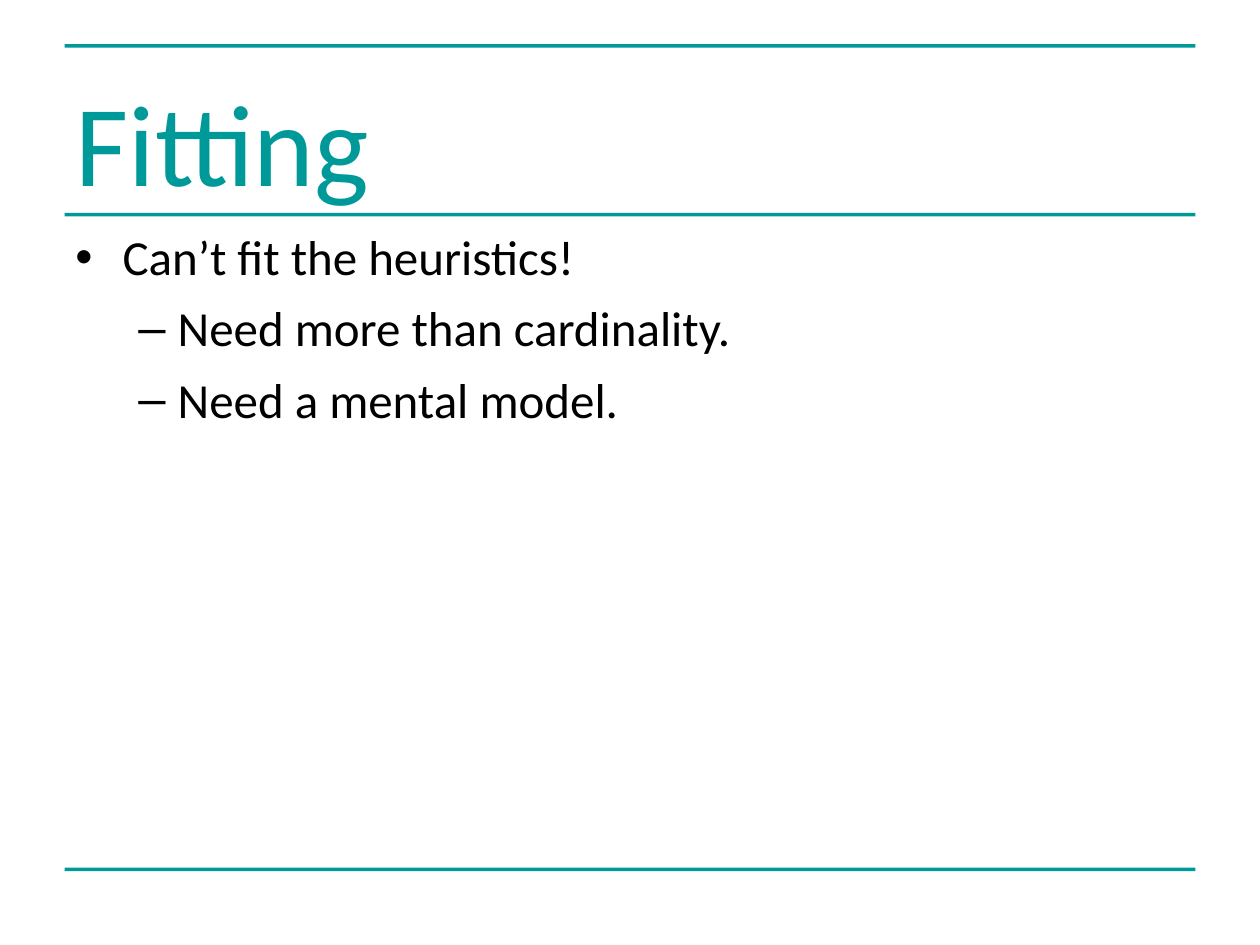
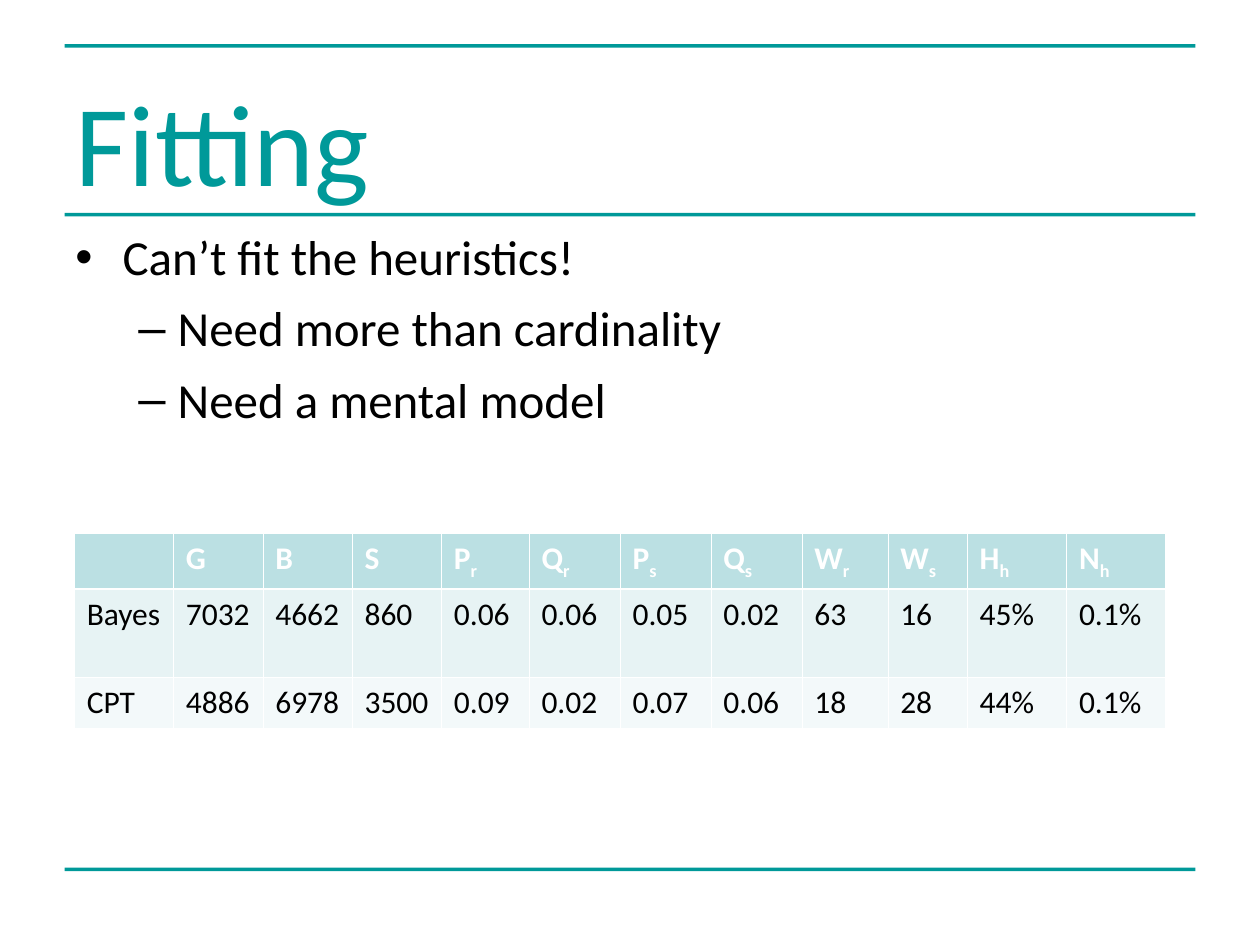
Before and after one commit to greenape/bsps2015, a slide deck: slide 16 of presentation/risky_aging_bsps.ppt. Drawn at 1260x945 pixels with LibreOffice and Linux fonts; fonts in the diff are those of the drawing. Boxes give left, top, right and bottom in pixels: in the first picture for what was removed or moved away, otherwise in the second. Text is boxed around its words. In the diff, an @@ line names an element or a change of style, - is before the commit and + after.

```diff
--- a/presentation/risky_aging_bsps.ppt
+++ b/presentation/risky_aging_bsps.ppt
@@ text at (x1=178, y1=312, x2=721, y2=419): text changed @@
-  – Need more than cardinality.
-  – Need a mental model.
+  – Need more than cardinality
+  – Need a mental model
@@ table added at (x1=74, y1=533, x2=1167, y2=718), 3 rows, 12 columns @@
+ | G | B | S | Pr | Qr | Ps | Qs | Wr | Ws | Hh | Nh
+Bayes | 7032 | 4662 | 860 | 0.06 | 0.06 | 0.05 | 0.02 | 63 | 16 | 45% | 0.1%
+CPT | 4886 | 6978 | 3500 | 0.09 | 0.02 | 0.07 | 0.06 | 18 | 28 | 44% | 0.1%
```
Also in this commit, not shown: 1 other slide changed.
